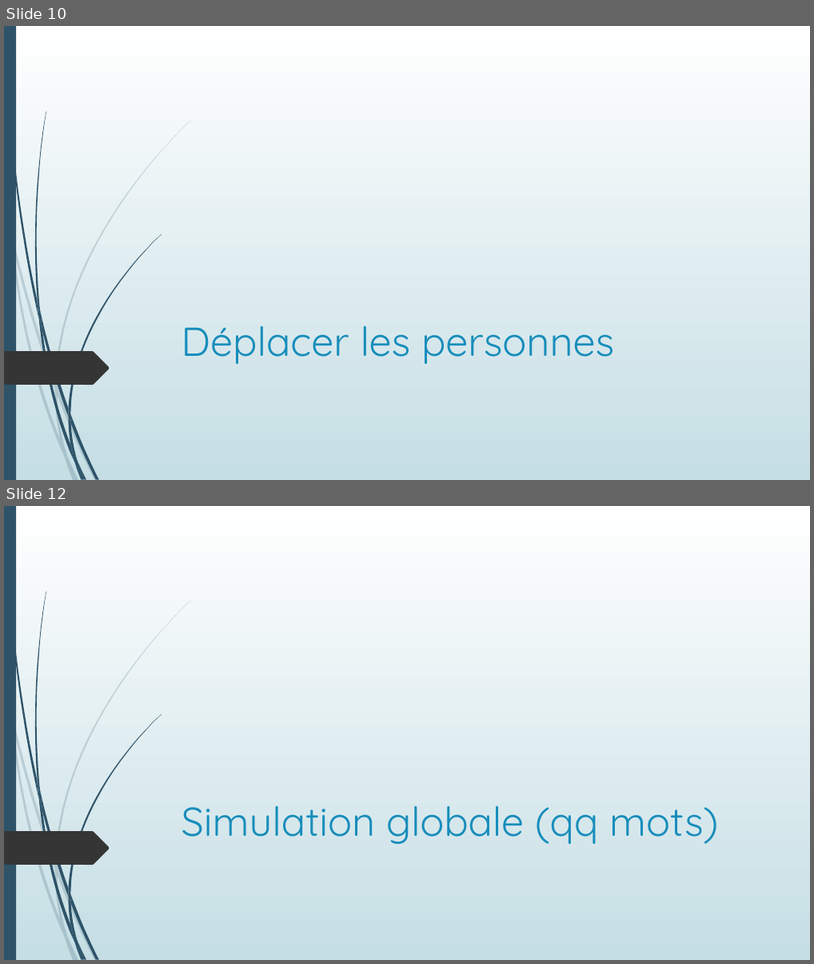
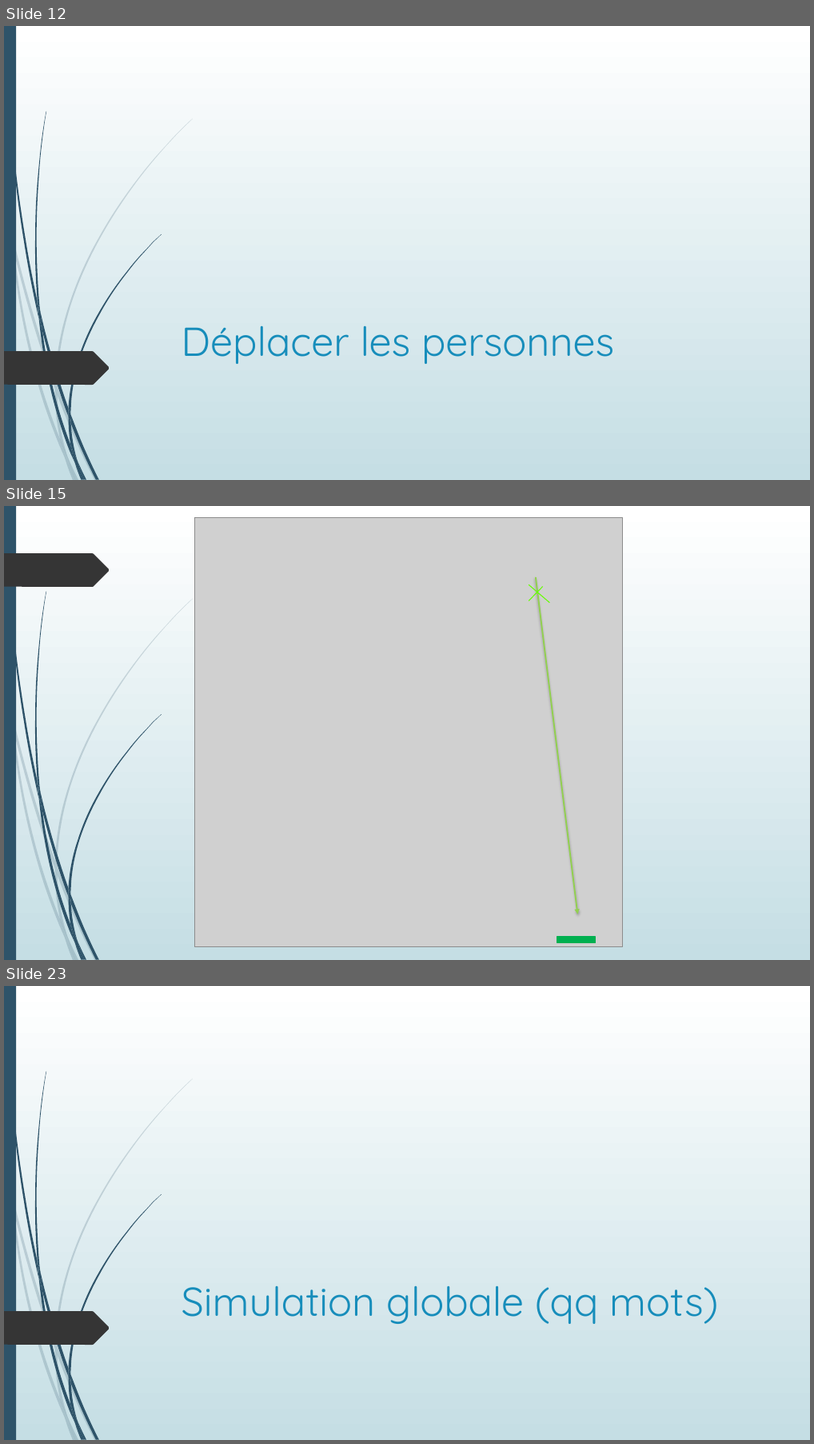
Before and after one commit to Poroing/CrowdDeplacementOptimisation, a slide deck: Présentation/Détermination d'un plan d'évacuation incendie.pptx. Shown one above the other, each under a label of ours: slides 10 and 12 before the commit, slides 12, 15 and 23 after it; the slides between them are not shown. The pictures are 814x964 and 814x1444 pixels, drawn with LibreOffice and Linux fonts; fonts in the diff are those of the drawing; grey boxes stand for pictures. Boxes give left, top, right and bottom in pixels: in the first picture for what was removed or moved away, otherwise in the second. Text is boxed around its words. In the diff, an @@ line names an element or a change of style, - is before the commit and + after.

```diff
--- a/Présentation/Détermination d'un plan d'évacuation incendie.pptx
+++ b/Présentation/Détermination d'un plan d'évacuation incendie.pptx
@@ slide 15 added at (x1=4, y1=506, x2=810, y2=960), background gradient #FFFFFF to #C5DEE5; not listed: 23 template elements that a slide beside it also shows @@
@@ picture added at (x1=194, y1=518, x2=623, y2=947) @@
@@ freeform shape added at (x1=4, y1=553, x2=110, y2=587), fill #353535 @@
@@ arrow added from (536, 577) to (578, 914), #92D050 1.75 pt @@
@@ line added from (529, 584) to (550, 603), #66FF00 0.99 pt @@
@@ line added from (543, 587) to (529, 601), #66FF00 0.99 pt @@
@@ rectangle added at (x1=558, y1=936, x2=596, y2=943), fill #00B050, outline #00B050 1.25 pt @@
@@ what was slide 10 is now slide 12 @@
@@ what was slide 12 is now slide 23 @@
```
Also in this commit, not shown: 2 slides changed, 13 other slides added, 3 slides removed, 13 other files.
